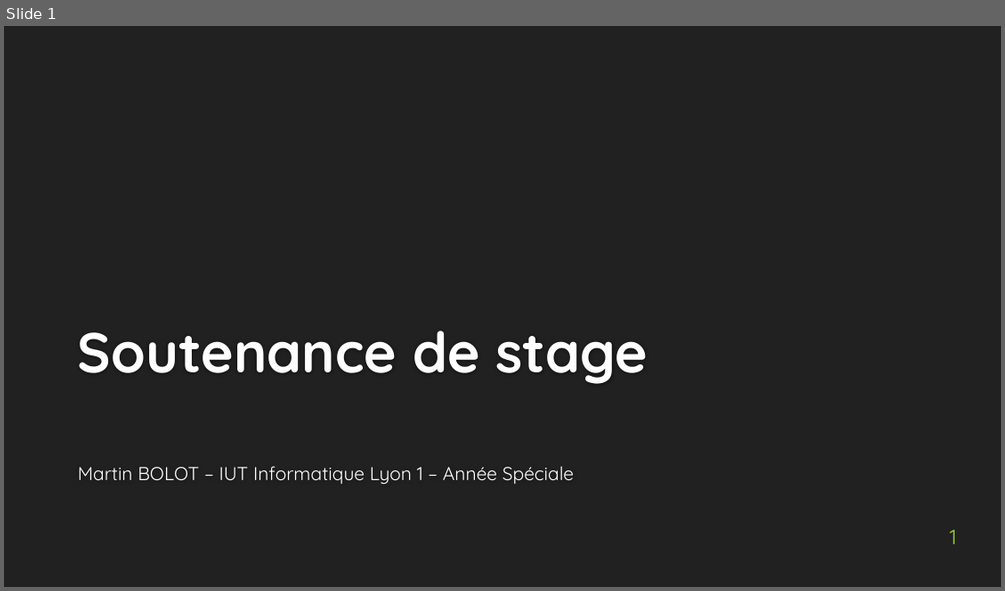
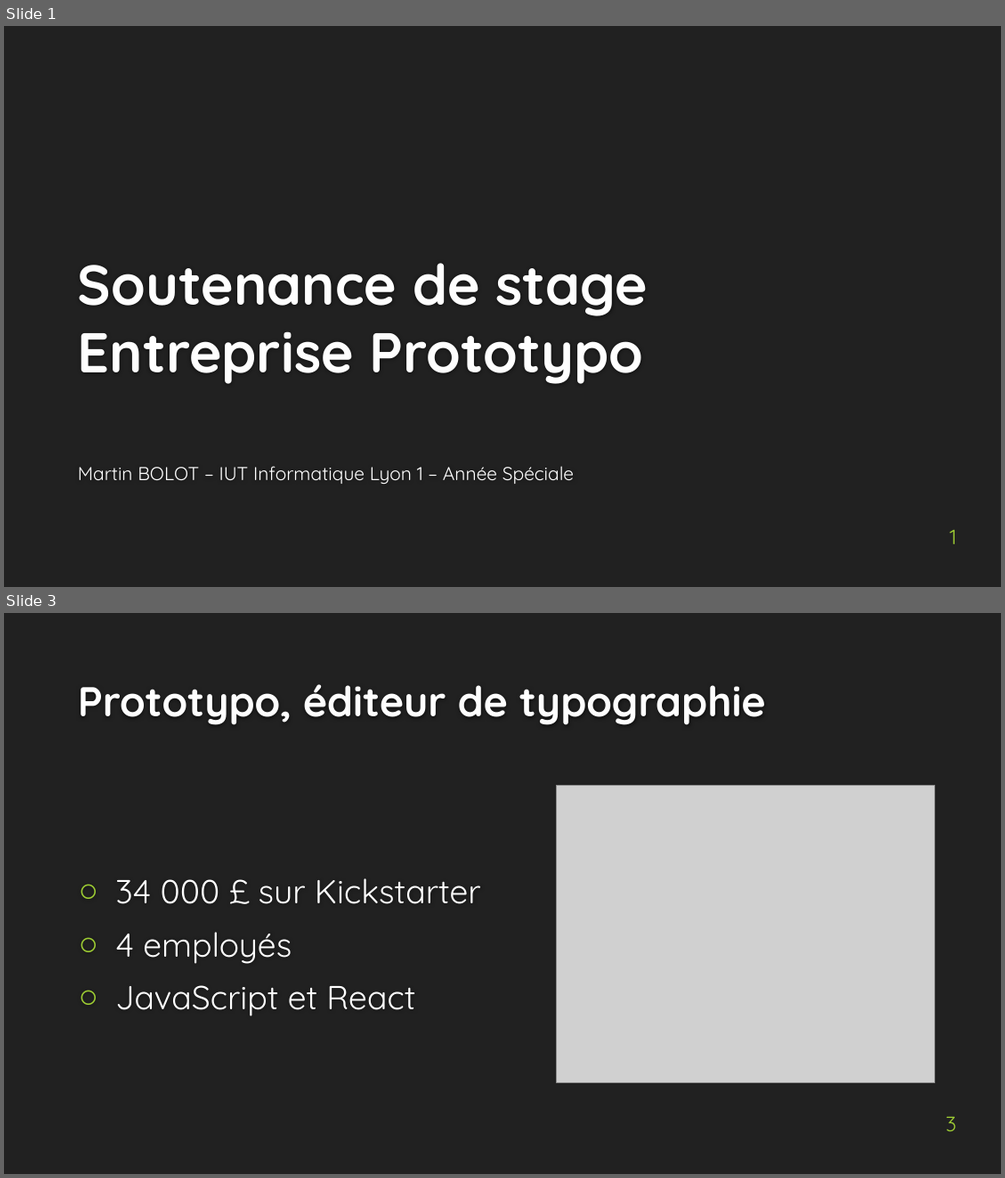
Before and after one commit to MartinBolot/Cours-IUT-Lyon1, a slide deck: Stage/Soutenance/presentation_soutenance.pptx. Shown one above the other, each under a label of ours: slide 1 before the commit, slides 1 and 3 after it; the slides between them are not shown. The pictures are 1005x591 and 1005x1178 pixels, drawn with LibreOffice and Linux fonts; fonts in the diff are those of the drawing; grey boxes stand for pictures; background and template pictures are left out. Boxes give left, top, right and bottom in pixels: in the first picture for what was removed or moved away, otherwise in the second. Text is boxed around its words. In the diff, an @@ line names an element or a change of style, - is before the commit and + after.

```diff
--- a/Stage/Soutenance/presentation_soutenance.pptx
+++ b/Stage/Soutenance/presentation_soutenance.pptx
@@ slide 3 added at [4,613,1001,1174], background #212121 @@
@@ title added at [78,684,766,725], 40 pt, text #FEFEFE, bold @@
+Prototypo, éditeur de typographie
@@ picture added at [557,785,935,1083] @@
@@ text added at [115,878,481,1016], 32 pt, text #FFFFFF @@
+○ 34 000 £ sur Kickstarter
+○ 4 employés
+○ JavaScript et React
@@ page number added at [946,1116,956,1131], 20 pt, text #9ECD33 @@
+3
@@ slide 1 changed as well @@
@@ title at [78,263,647,384]: text changed @@
-Soutenance de stage
+Soutenance de stage
+Entreprise Prototypo
```
Also in this commit, not shown: 1 other slide changed, 5 other slides added, 1 slide removed, 3 other files.
